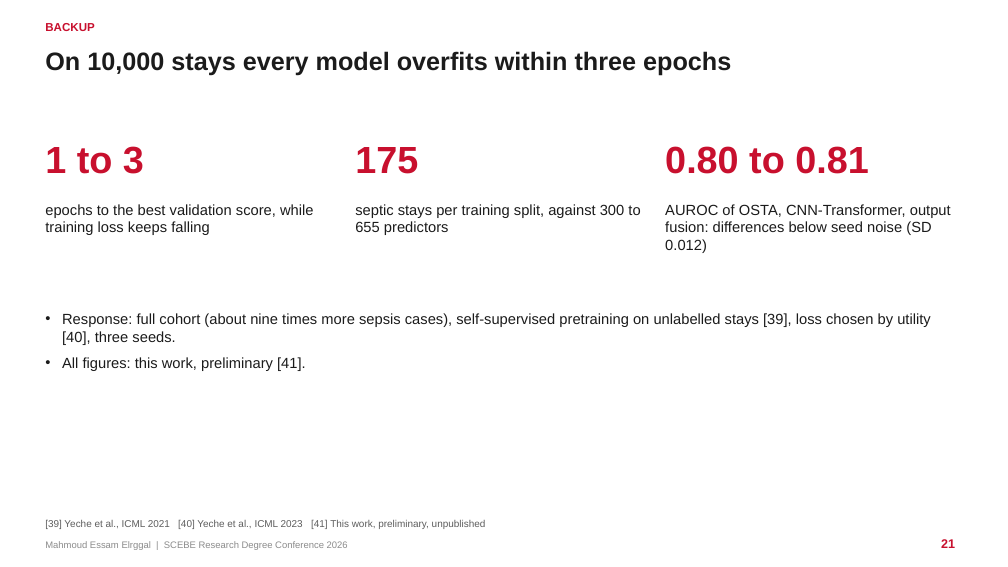
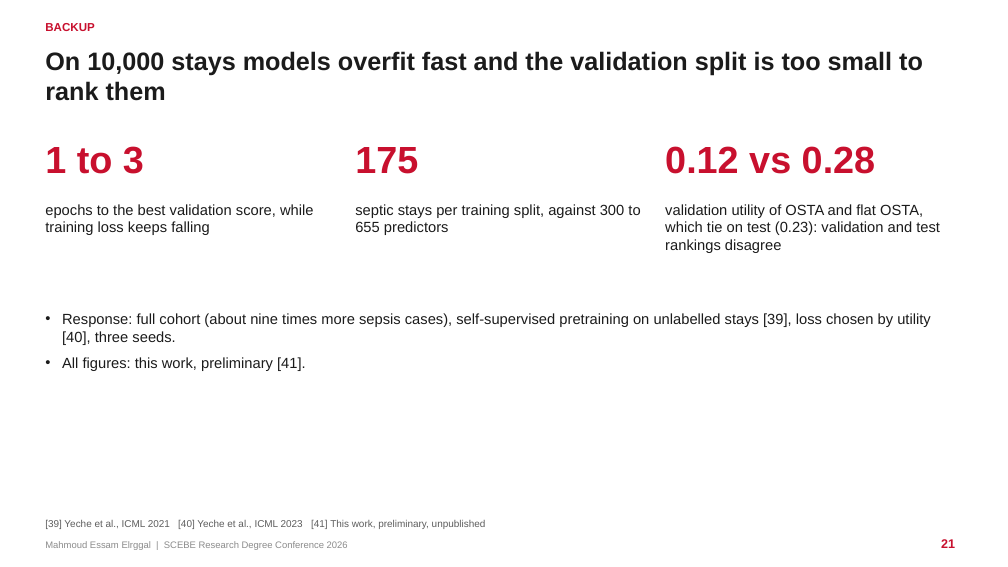
Before and after one commit to mahmoudddj/datasciencecoursera1, a slide deck: slide 21 of dev/presentation/Elrggal_Mahmoud_SCEBE2026.pptx. Drawn at 1008x567 pixels with LibreOffice and Linux fonts; fonts in the diff are those of the drawing. Boxes give left, top, right and bottom in pixels: in the first picture for what was removed or moved away, otherwise in the second. Text is boxed around its words. In the diff, an @@ line names an element or a change of style, - is before the commit and + after.

```diff
--- a/dev/presentation/Elrggal_Mahmoud_SCEBE2026.pptx
+++ b/dev/presentation/Elrggal_Mahmoud_SCEBE2026.pptx
@@ title at (x1=45, y1=51, x2=923, y2=101): text changed @@
-On 10,000 stays every model overfits within three epochs
+On 10,000 stays models overfit fast and the validation split is too small to rank them
@@ text at (x1=665, y1=146, x2=876, y2=174): text changed @@
-0.80 to 0.81
+0.12 vs 0.28
@@ text at (x1=665, y1=204, x2=940, y2=253): text changed @@
-AUROC of OSTA, CNN-Transformer, output fusion: differences below seed noise (SD 0.012)
+validation utility of OSTA and flat OSTA, which tie on test (0.23): validation and test rankings disagree
```
Also in this commit, not shown: 1 other slide changed, 5 other files.
